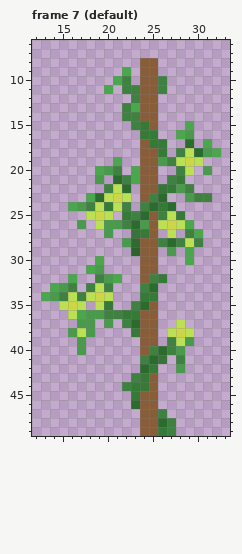
Two states of a pixel-art file, main/packages/plants/species/tomato.aseprite. Above is the file before it was changed.
50x50 pixels, 15 frames. Colours within 5 levels of each other are drawn and written as one. Shown: frame 7 (default): x 12..33, y 6..49. The commit also changed other frames, which this record leaves out.
New version:
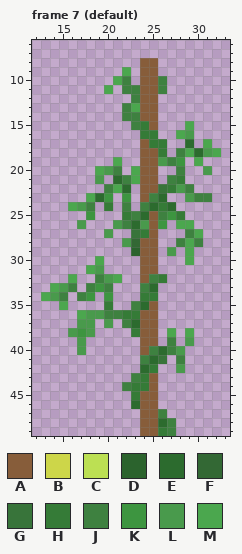
Palette (. is transparent): A #875d3a  B #cdd649  C #bce053  D #2b632d  E #2c6b2e  F #336834  G #38743a  H #357b37  J #3e8140  K #3d9540  L #499a4c  M #4ba74e
The exact change:
Frame 7 (default):
Colour K replaces colour C in row 19 at x 28; in row 23 at x 20 and 22; in row 25 at x 18 and 27; in row 26 at x 26; in row 33 at x 19; in row 34 at x 18 and 20.
Colour K replaces colour C in row 38 at x 17.
Colour M replaces colour C in row 18 at x 29; in row 19 at x 30; in row 22 at x 21; in row 26 at x 28; in row 28 at x 29; in row 35 at x 15.
Colour M replaces colour C in row 38 at x 27 and 29.
Colour B is gone in row 19 at x 29; in row 23 at x 21; in row 25 at x 19; in row 26 at x 27; in row 34 at x 19; in row 35 at x 16.
Colour B is gone in row 38 at x 28.
Colour C is gone in row 20 at x 29; in row 24 at x 19 and 21; in row 25 at x 20; in row 26 at x 19; in row 27 at x 27; in row 34 at x 16.
Colour C is gone in row 35 at x 17 and 19; in row 36 at x 16; in row 37 at x 28; in row 39 at x 28.
Colour E is gone in row 28 at x 27.
Colour J is gone in row 28 at x 26.
Colour L is gone in row 26 at x 20.
Changed places in both pictures, as pixel boxes (x1, y1, x2, y2):
changed: (176, 148, 203, 175)
changed: (86, 184, 194, 247)
changed: (59, 283, 113, 337)
changed: (167, 319, 194, 346)
